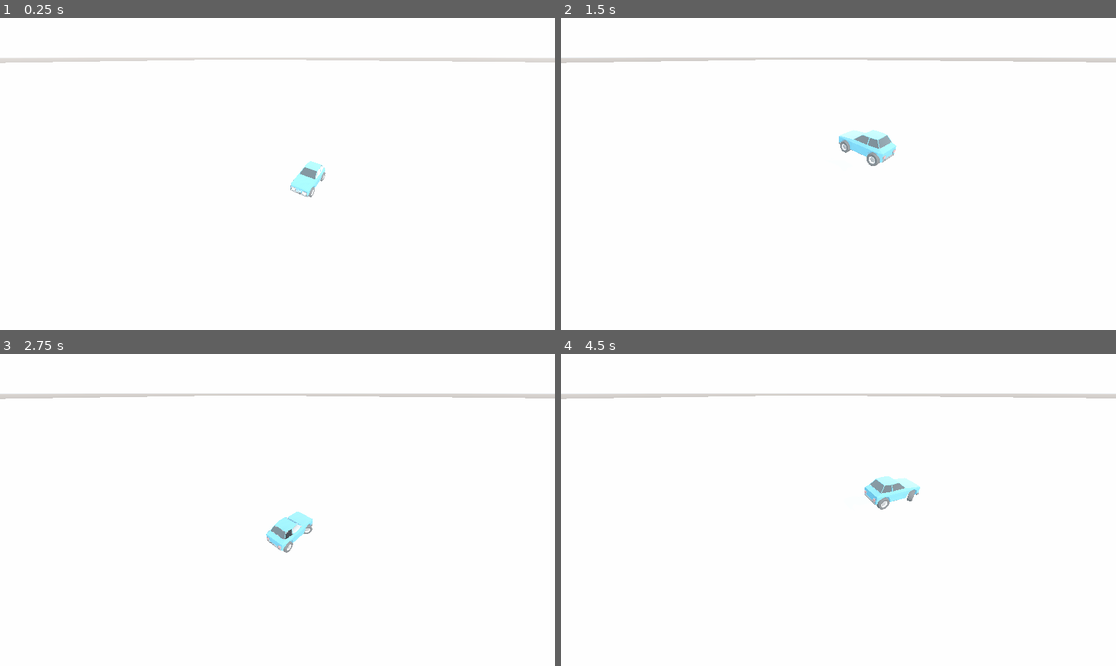
Above: before the commit, frames 1-4 (two rows, left to right).
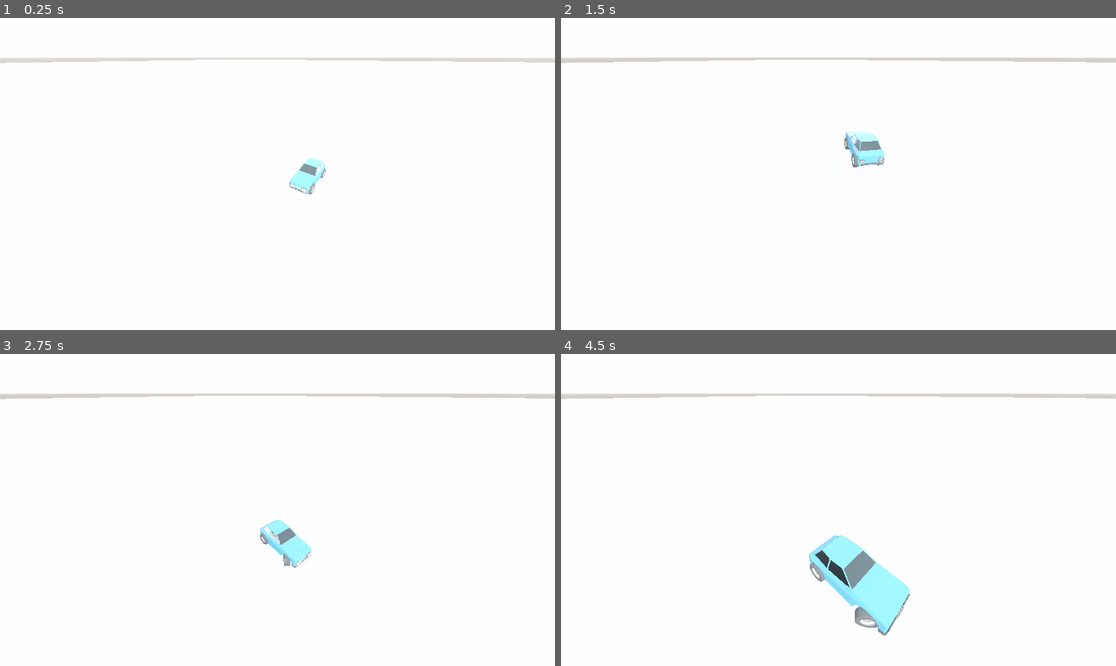
Above: after the commit, the same moments.

Repository: eriksk/godot-league
Game: Godot game, scene res://MainScene.tscn
The game is run twice, just before and just after one commit, with the same random seed, the same clock (stepped at 60 frames per second) and the same inputs.
Inputs:
- Up to frame 1 (0.25 s): no input
- Up to frame 2 (1.5 s): hold Right (steer_right, bound only before the commit) 0.53-1.28 s; tap Up (gas) at 0.6 s; tap Space (jump) at 0.77, 0.8, 1.07, 1.35 s; hold Down (reverse) from 1.28 s (still down)
- Up to frame 3 (2.75 s): tap Space (jump) at 1.52, 1.82, 2.3 s; tap Up (gas) at 1.55, 2.1 s; release Down (reverse) at 2.03 s; hold Right (steer_right, bound only before the commit) from 2.03 s (still down)
- Up to frame 4 (4.5 s): tap Up (gas) at 2.85, 4.35 s; tap Space (jump) at 3.02, 3.32, 3.6, 3.77, 4.07 s; release Right (steer_right, bound only before the commit) at 3.53 s; hold Left (steer_left, bound only before the commit) from 3.53 s (still down)

The runs differ from the first frame. In frame 1, 0.3% of the frame differs, in the area x 52-59%, y 44-58%; in frame 2, 0.7%; in frame 3, 0.9%; in frame 4, 3.7%, in the area x 44-65%, y 39-91%.

Commit message:
added rolls and boost

Diff:
--- a/Cars/Car.tscn
+++ b/Cars/Car.tscn
@@ -12,32 +12,35 @@
 radius = 0.5
 
 [node name="RigidBody" type="RigidBody"]
+physics_interpolation_mode = 2
 mass = 50.0
 linear_damp = 0.0
 angular_damp = 0.0
 script = ExtResource( 4 )
+boost_force = 20.0
 
 [node name="CollisionShape" type="CollisionShape" parent="."]
-transform = Transform( 1, 0, 0, 0, 1, 0, 0, 0, 1, 0, 1.1798, 0.182501 )
+transform = Transform( 1, 0, 0, 0, 1, 0, 0, 0, 1, 0, 0.400119, 0.365956 )
 shape = SubResource( 2 )
 
 [node name="wheel_front_left_collider" type="CollisionShape" parent="."]
-transform = Transform( 1, 0, 0, 0, 1, 0, 0, 0, 1, 0.781137, 0.5, 1.522 )
+transform = Transform( 1, 0, 0, 0, 1, 0, 0, 0, 1, 0.781137, -0.279681, 1.70545 )
 shape = SubResource( 3 )
 
 [node name="wheel_front_right_collider" type="CollisionShape" parent="."]
-transform = Transform( 1, 0, 0, 0, 1, 0, 0, 0, 1, -0.781, 0.5, 1.522 )
+transform = Transform( 1, 0, 0, 0, 1, 0, 0, 0, 1, -0.781, -0.279681, 1.70545 )
 shape = SubResource( 3 )
 
 [node name="wheel_back_left_collider" type="CollisionShape" parent="."]
-transform = Transform( 1, 0, 0, 0, 1, 0, 0, 0, 1, 0.781, 0.5, -1.325 )
+transform = Transform( 1, 0, 0, 0, 1, 0, 0, 0, 1, 0.781, -0.279681, -1.14155 )
 shape = SubResource( 3 )
 
 [node name="wheel_back_right_collider" type="CollisionShape" parent="."]
-transform = Transform( 1, 0, 0, 0, 1, 0, 0, 0, 1, -0.781, 0.5, -1.325 )
+transform = Transform( 1, 0, 0, 0, 1, 0, 0, 0, 1, -0.781, -0.279681, -1.14155 )
 shape = SubResource( 3 )
 
 [node name="Car" type="Spatial" parent="."]
+transform = Transform( 1, 0, 0, 0, 1, 0, 0, 0, 1, 0, -0.779681, 0.183455 )
 
 [node name="chassi" parent="Car" instance=ExtResource( 3 )]
 transform = Transform( 1, 0, 0, 0, 1, 0, 0, 0, 1, 0, 0.00609064, 0 )
--- a/Cars/Wheel.tscn
+++ b/Cars/Wheel.tscn
@@ -13,4 +13,4 @@
 
 [node name="GroundRay" type="RayCast" parent="."]
 enabled = true
-cast_to = Vector3( 0, -0.65, 0 )
+cast_to = Vector3( 0, -0.75, 0 )
--- a/MainScene.tscn
+++ b/MainScene.tscn
@@ -11,7 +11,7 @@
 [node name="Cars" type="Node" parent="."]
 
 [node name="Car" parent="Cars" instance=ExtResource( 2 )]
-transform = Transform( 1, 0, 0, 0, 1, 0, 0, 0, 1, 0, 0.105268, 0 )
+transform = Transform( 1, 0, 0, 0, 1, 0, 0, 0, 1, 0, 1.54884, 0 )
 
 [node name="Camera" type="Camera" parent="."]
 transform = Transform( 0.835712, -0.329609, 0.439254, 0, 0.799852, 0.600197, -0.549169, -0.501592, 0.668446, 4.15464, 10.6633, 12.2615 )
--- a/Scripts/Cars/Car.gd
+++ b/Scripts/Cars/Car.gd
@@ -6,14 +6,19 @@
 onready var wheel_back_right: Wheel = $Car/BottomPlate/Wheel_Back_Right
 
 export var max_steer_angle_degrees: float = 35.0
-export var steer_speed: float = 15.0
 export var acceleration: float = 50.0
 export var jump_force: float = 10.0
 export var air_drag: float = 0.1
 export var angular_damping: float = 10
+export var roll_speed: float = 50.0
+export var ground_steer_speed: float = 25.0
+export var boost_force: float = 5.0
 
-var steering: float = 0.0
-var input_steering: float = 0.0
+var left_right: float = 0.0
+var up_down: float = 0.0
+var roll: float = 0.0
+var boost: bool = false
+
 var input_gas: float = 0.0
 var input_jump: bool = false
 
@@ -26,10 +31,6 @@
 	wheels.append(wheel_front_right)
 	wheels.append(wheel_back_left)
 	wheels.append(wheel_back_right)
-
-func integrate_steering(delta):
-	steering = lerp(steering, input_steering, steer_speed * delta)
-	steering = clamp(steering, -1.0, 1.0)
 
 func rotate_wheels_lateral(radians):
 	wheel_front_left.rotate_lateral(radians)
@@ -44,11 +45,7 @@
 func jump():
 	apply_impulse(Vector3.ZERO, transform.basis.y * jump_force * mass)
 
-func _process(delta):
-	input_steering = Input.get_axis("steer_right", "steer_left")
-	input_gas =	Input.get_axis("reverse", "gas")
-	input_jump = Input.is_action_just_pressed("jump")
-
+func update_state():
 	wheels_grounded = 0
 	for wheel in wheels:
 		if wheel.grounded:
@@ -56,27 +53,57 @@
 
 	all_wheels_grounded = wheels_grounded == 4
 
-	integrate_steering(delta)
-	steer(steering * deg2rad(max_steer_angle_degrees))
+func _process(_delta):
+	left_right = Input.get_axis("right", "left")
+	up_down = Input.get_axis("back", "forward")
+	roll = Input.get_axis("roll_left", "roll_right")
+	input_gas =	Input.get_axis("reverse", "gas")
+	input_jump = Input.is_action_just_pressed("jump")
+	boost = Input.is_action_pressed("boost")
+
+	left_right = clamp(left_right, -1.0, 1.0)
+	up_down = clamp(up_down, -1.0, 1.0)
+	roll = clamp(roll, -1.0, 1.0)
+
+	update_state()
+	steer(left_right * deg2rad(max_steer_angle_degrees))
 	if input_jump and wheel_front_left.grounded:
 		jump()
 
-func _physics_process(_delta):
+func _integrate_forces(state):
 	if all_wheels_grounded:
 		# acceleration
-		add_central_force(transform.basis.z * input_gas * acceleration * mass)
+		state.add_central_force(transform.basis.z * input_gas * acceleration * mass)
 		# wheel lateral forces
-		apply_lateral_force()
+		apply_lateral_force(state)
 
-	# steering
-	add_torque(Vector3(0, steering * deg2rad(max_steer_angle_degrees) * 50.0 * mass, 0))
+	if not all_wheels_grounded:
+		apply_air_rolls(state)
+
+	if all_wheels_grounded:
+		# steering
+		state.add_torque(transform.basis.y * left_right * ground_steer_speed * mass)
+
 	# air drag
-	add_central_force(-linear_velocity * air_drag * mass)
+	state.add_central_force(-state.linear_velocity * air_drag * mass)
 	# torque damping
-	add_torque(-angular_velocity * angular_damping * mass)
+	state.add_torque(-state.angular_velocity * angular_damping * mass)
+	# boost
+	if boost:
+		state.add_central_force(transform.basis.z * boost_force * mass)
 
-func apply_lateral_force():
+
+func apply_air_rolls(state):
+	# roll
+	state.add_torque(transform.basis.z * roll * roll_speed * mass)
+	# pitch
+	state.add_torque(transform.basis.x * up_down * roll_speed * mass)
+	# yaw
+	state.add_torque(transform.basis.y * left_right * roll_speed * mass)
+
+
+func apply_lateral_force(state):
 	# TODO: Per wheel lateral force?
-	var velocity_direction = linear_velocity.normalized()
+	var velocity_direction = state.linear_velocity.normalized()
 	var dot = transform.basis.x.dot(velocity_direction)
-	add_central_force(-transform.basis.x * dot * linear_velocity.length() * mass * 20.0)
+	state.add_central_force(-transform.basis.x * dot * state.linear_velocity.length_squared() * mass)
--- a/project.godot
+++ b/project.godot
@@ -35,13 +35,13 @@
 
 [input]
 
-steer_left={
+left={
 "deadzone": 0.5,
 "events": [ Object(InputEventJoypadMotion,"resource_local_to_scene":false,"resource_name":"","device":0,"axis":0,"axis_value":-1.0,"script":null)
 , Object(InputEventKey,"resource_local_to_scene":false,"resource_name":"","device":0,"alt":false,"shift":false,"control":false,"meta":false,"command":false,"pressed":false,"scancode":16777231,"physical_scancode":0,"unicode":0,"echo":false,"script":null)
  ]
 }
-steer_right={
+right={
 "deadzone": 0.5,
 "events": [ Object(InputEventJoypadMotion,"resource_local_to_scene":false,"resource_name":"","device":0,"axis":0,"axis_value":1.0,"script":null)
 , Object(InputEventKey,"resource_local_to_scene":false,"resource_name":"","device":0,"alt":false,"shift":false,"control":false,"meta":false,"command":false,"pressed":false,"scancode":16777233,"physical_scancode":0,"unicode":0,"echo":false,"script":null)
@@ -65,6 +65,31 @@
 , Object(InputEventJoypadButton,"resource_local_to_scene":false,"resource_name":"","device":0,"button_index":0,"pressure":0.0,"pressed":false,"script":null)
  ]
 }
+forward={
+"deadzone": 0.5,
+"events": [ Object(InputEventJoypadMotion,"resource_local_to_scene":false,"resource_name":"","device":0,"axis":1,"axis_value":-1.0,"script":null)
+ ]
+}
+back={
+"deadzone": 0.5,
+"events": [ Object(InputEventJoypadMotion,"resource_local_to_scene":false,"resource_name":"","device":0,"axis":1,"axis_value":1.0,"script":null)
+ ]
+}
+roll_left={
+"deadzone": 0.5,
+"events": [ Object(InputEventJoypadButton,"resource_local_to_scene":false,"resource_name":"","device":0,"button_index":4,"pressure":0.0,"pressed":false,"script":null)
+ ]
+}
+roll_right={
+"deadzone": 0.5,
+"events": [ Object(InputEventJoypadButton,"resource_local_to_scene":false,"resource_name":"","device":0,"button_index":5,"pressure":0.0,"pressed":false,"script":null)
+ ]
+}
+boost={
+"deadzone": 0.5,
+"events": [ Object(InputEventJoypadButton,"resource_local_to_scene":false,"resource_name":"","device":0,"button_index":1,"pressure":0.0,"pressed":false,"script":null)
+ ]
+}
 
 [physics]
 
Not shown, changed: Models/finnicky.blend
Not shown, changed: Models/finnicky.blend1
